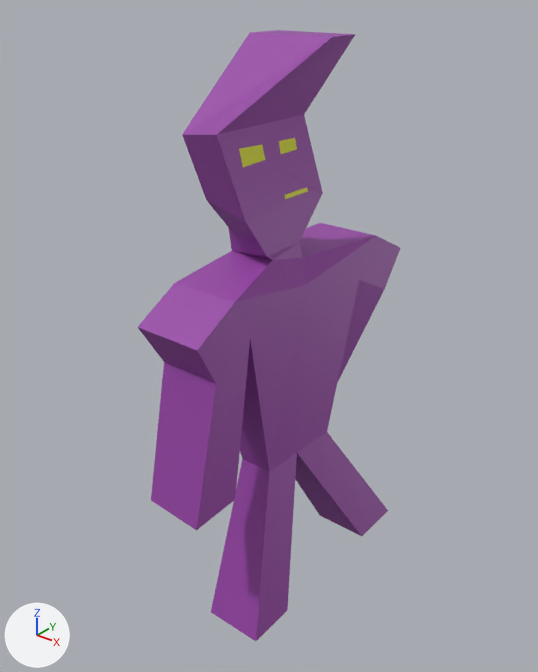
One commit to the Blender file models/outfitter.blend: the scene before it, then after it.
Rendered twice from a 50 mm lens placed at (2.55, -3.35, 4.41), pointed at (-0.12, -0.01, 2.33). The lights are fixed; the arrows at lower left show +X, +Y and +Z. The older version comes first.
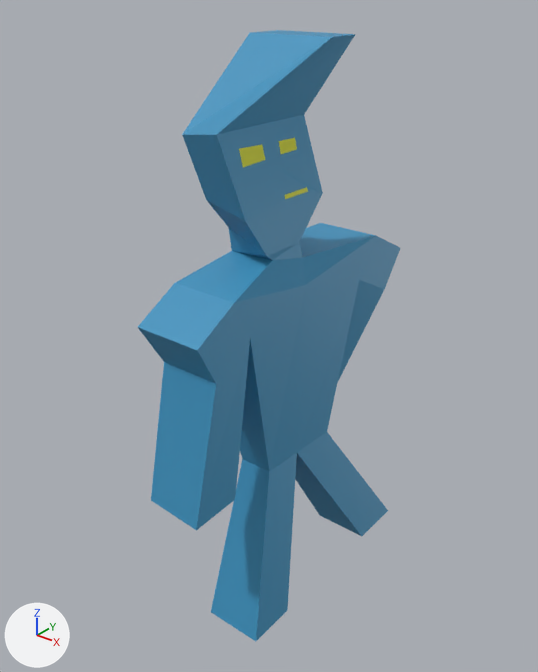
Changed parts and their boxes [x1, y1, x2, y2] in the pictures (538 x 672 px):
'Plane', recoloured (purple to blue): [138, 30, 400, 641] in both

The change, as a diff of the scene's bpy script:
```diff
--- a/models/outfitter.blend.py
+++ b/models/outfitter.blend.py
@@ mat_material @@
 mat_material = principled_material('Material')
-mat_material.base_color = (0.319, 0.0595, 0.392)  # purple #9945a8
+mat_material.base_color = (0.0467, 0.296, 0.527)  # blue #3d94c0
```
